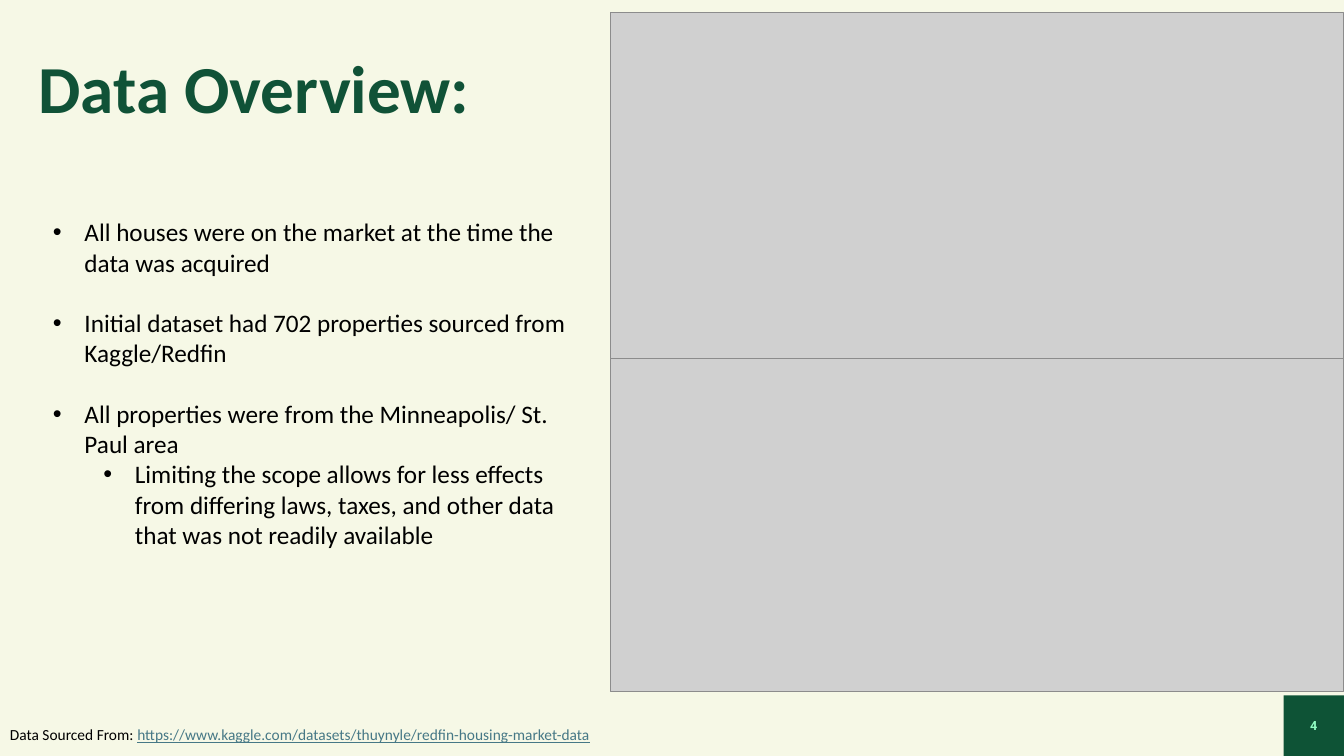
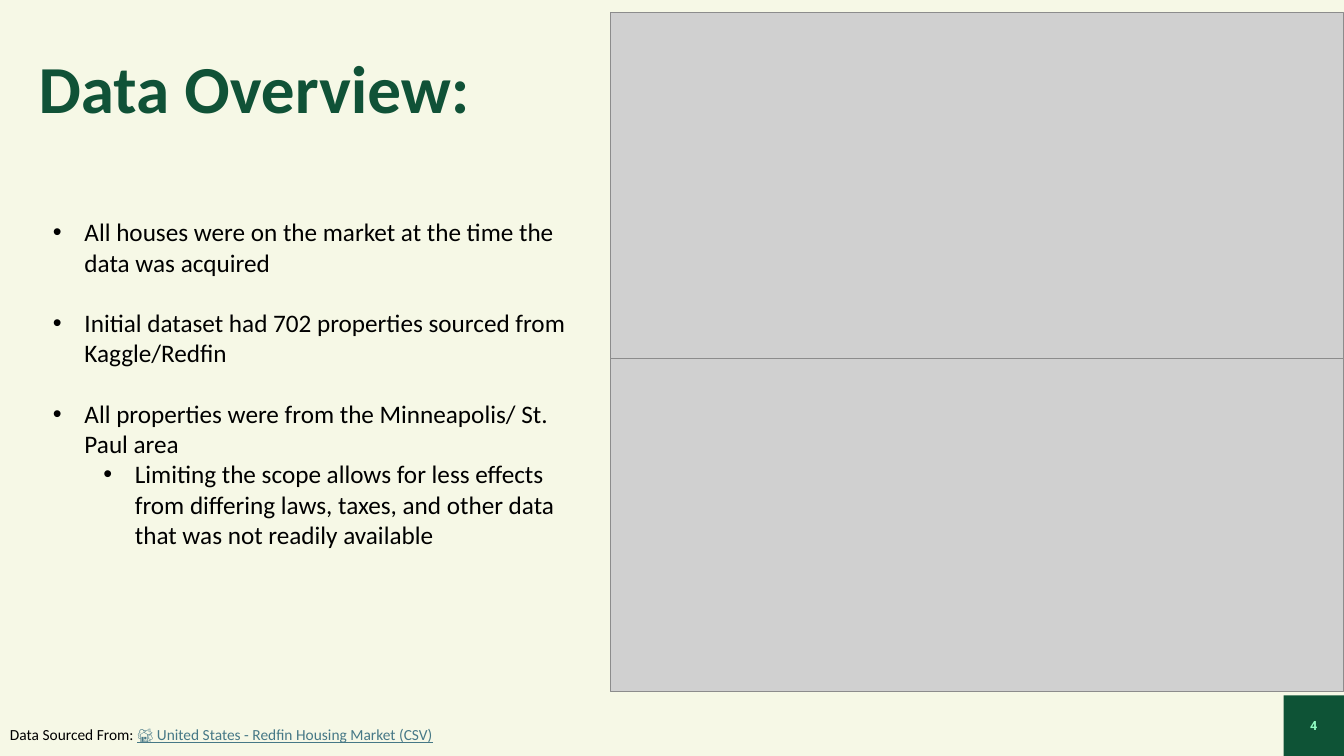
Before and after one commit to benpeters252/Projects, a slide deck: slide 4 of Springboard/Capstone MN Housing Cost/MN Housing.pptx. Drawn at 1344x756 pixels with LibreOffice and Linux fonts; fonts in the diff are those of the drawing; grey boxes stand for pictures. Boxes give left, top, right and bottom in pixels: in the first picture for what was removed or moved away, otherwise in the second. Text is boxed around its words. In the diff, an @@ line names an element or a change of style, - is before the commit and + after.

```diff
--- a/Springboard/Capstone MN Housing Cost/MN Housing.pptx
+++ b/Springboard/Capstone MN Housing Cost/MN Housing.pptx
@@ text at [10, 729, 432, 743]: text changed @@
-Data Sourced From: https://www.kaggle.com/datasets/thuynyle/redfin-housing-market-data
+Data Sourced From: 🏡 United States - Redfin Housing Market (CSV)
```
Also in this commit, not shown: 1 other file.
